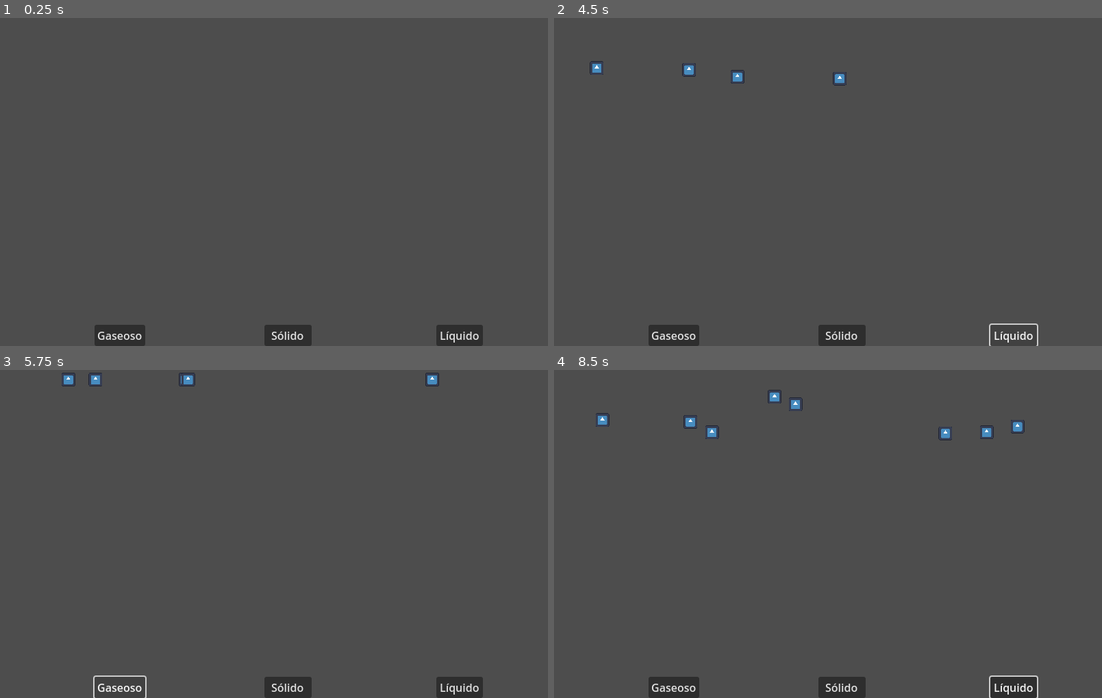
Above: before the commit, frames 1-4 (two rows, left to right).
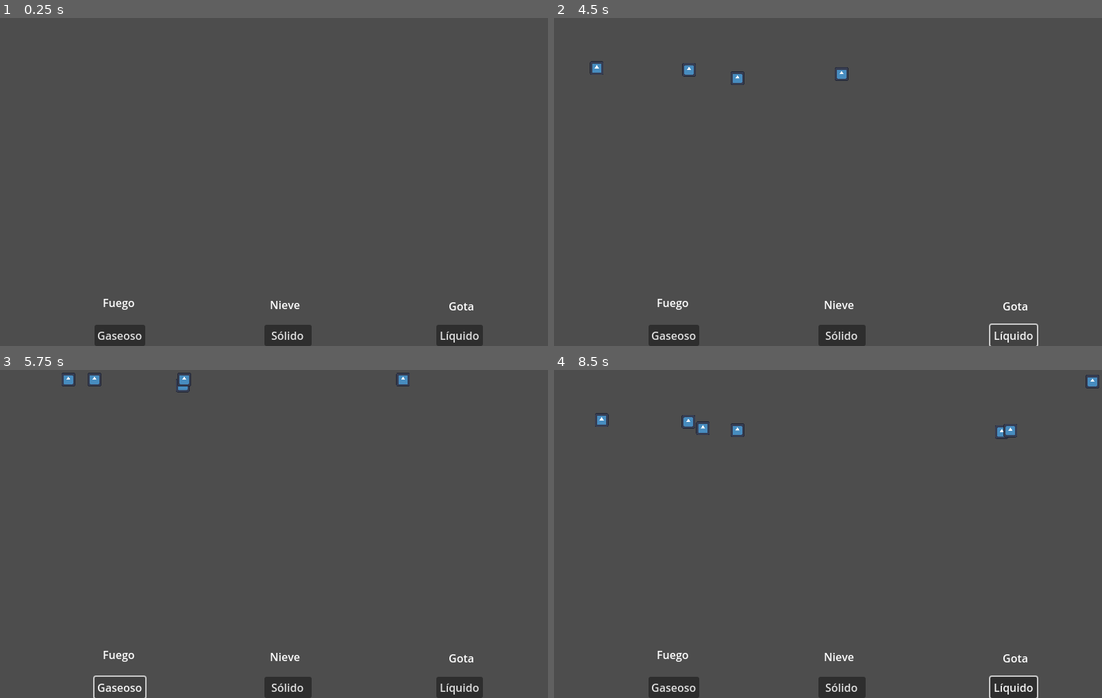
Above: after the commit, the same moments.

Repository: gonzalodelgado/gotita
Game: Godot game, scene res://node_2d.tscn
Same seed, same stepped clock (60 frames per second), same inputs: the game is played once before the commit and once after it. The engine's default icon, where the game draws it, is replaced by a stand-in: a white triangle on a blue panel in a dark square.
Inputs (mouse positions are in pixels of both pictures, inside the frame that each line leads up to):
- Up to frame 1 (0.25 s): no input
- Up to frame 2 (4.5 s): click "Gaseoso" at 0.5 s; click "Sólido" at 1.25 s; click "Líquido" at 2 s; click "Gaseoso" at 2.75 s; click "Sólido" at 3.5 s; click "Líquido" at 4.25 s
- Up to frame 3 (5.75 s): click "Gaseoso" at 5 s
- Up to frame 4 (8.5 s): click "Sólido" at 5.75 s; click "Líquido" at 6.5 s; move the mouse to (948, 517) at 7.27 s; click (948, 517) at 7.42 s; drag from (718, 550) to (729, 422) at 8.02 s

The runs differ from the first frame. In frame 1, 0.2% of the frame differs, in the area x 18-87%, y 85-90%; in frame 2, 0.3%; in frame 3, 0.4%; in frame 4, 0.9%, in the area x 7-100%, y 1-90%.

Commit message:
Reemplazar nodos de cambio de estado con instancias de escena.

Diff:
--- a/juego.gd
+++ b/juego.gd
@@ -37,10 +37,6 @@
 	cambiar_estado("LIQUIDO")
 
 
-func _on_area_fuego_body_entered(body:Node2D) -> void:
-	if body.scene_file_path == gotita_scene.resource_path:
-		body.cambiar_estado("GASEOSO")
-
 func _on_area_liquido_body_entered(body:Node2D) -> void:
 	if body.scene_file_path == gotita_scene.resource_path:
 		print("BODY entro liquido", body)
--- a/node_2d.tscn
+++ b/node_2d.tscn
@@ -1,14 +1,11 @@
-[gd_scene load_steps=8 format=3 uid="uid://cdsrivfprlqvt"]
+[gd_scene load_steps=7 format=3 uid="uid://cdsrivfprlqvt"]
 
 [ext_resource type="Script" uid="uid://b2t4k6miop7u0" path="res://juego.gd" id="1_0e48y"]
 [ext_resource type="PackedScene" uid="uid://c64ue7jw3wbbj" path="res://level.tscn" id="2_0e48y"]
 [ext_resource type="PackedScene" uid="uid://cyvt8bj7jo145" path="res://gotita.tscn" id="2_epypp"]
 [ext_resource type="AudioStream" uid="uid://bc55x7jlwl24y" path="res://afro-blue-five-003-26720.mp3" id="4_0hol4"]
 [ext_resource type="AudioStream" uid="uid://wts28ef5ak0g" path="res://ice-43072.mp3" id="5_q6r6c"]
-
-[sub_resource type="RectangleShape2D" id="RectangleShape2D_epypp"]
-
-[sub_resource type="RectangleShape2D" id="RectangleShape2D_0hol4"]
+[ext_resource type="PackedScene" uid="uid://b44i3ij5i4ani" path="res://control_cambio_estado.tscn" id="6_kdubu"]
 
 [node name="Prueba" type="Node2D"]
 script = ExtResource("1_0e48y")
@@ -51,22 +48,29 @@
 [node name="Ice Break" type="AudioStreamPlayer" parent="."]
 stream = ExtResource("5_q6r6c")
 
-[node name="areaFuego" type="Area2D" parent="."]
+[node name="ControlCambioEstado" parent="." instance=ExtResource("6_kdubu")]
+offset_left = 655.0
+offset_top = 410.0
+offset_right = 713.0
+offset_bottom = 441.0
+text = "Gota"
 
-[node name="CollisionShape2D" type="CollisionShape2D" parent="areaFuego"]
-position = Vector2(257, 75)
-shape = SubResource("RectangleShape2D_epypp")
+[node name="ControlCambioEstado2" parent="." instance=ExtResource("6_kdubu")]
+offset_left = 394.0
+offset_top = 408.0
+offset_right = 452.0
+offset_bottom = 439.0
+text = "Nieve"
+estado = "SOLIDO"
 
-[node name="areaLiquido" type="Area2D" parent="."]
-
-[node name="CollisionShape2D" type="CollisionShape2D" parent="areaLiquido"]
-position = Vector2(298, 12)
-shape = SubResource("RectangleShape2D_0hol4")
+[node name="ControlCambioEstado3" parent="." instance=ExtResource("6_kdubu")]
+offset_left = 150.0
+offset_top = 405.0
+offset_bottom = 436.0
+text = "Fuego"
+estado = "GASEOSO"
 
 [connection signal="timeout" from="TimerGotita" to="." method="_on_timer_gotita_timeout"]
 [connection signal="pressed" from="BotonGaseoso" to="." method="_on_boton_gaseoso_pressed"]
 [connection signal="pressed" from="BotonSolido" to="." method="_on_boton_solido_pressed"]
 [connection signal="pressed" from="BotonLiquido" to="." method="_on_boton_liquido_pressed"]
-[connection signal="body_entered" from="areaFuego" to="." method="_on_area_fuego_body_entered"]
-[connection signal="body_entered" from="areaLiquido" to="." method="_on_area_liquido_body_entered"]
-[connection signal="body_shape_entered" from="areaLiquido" to="." method="_on_area_liquido_body_shape_entered"]
